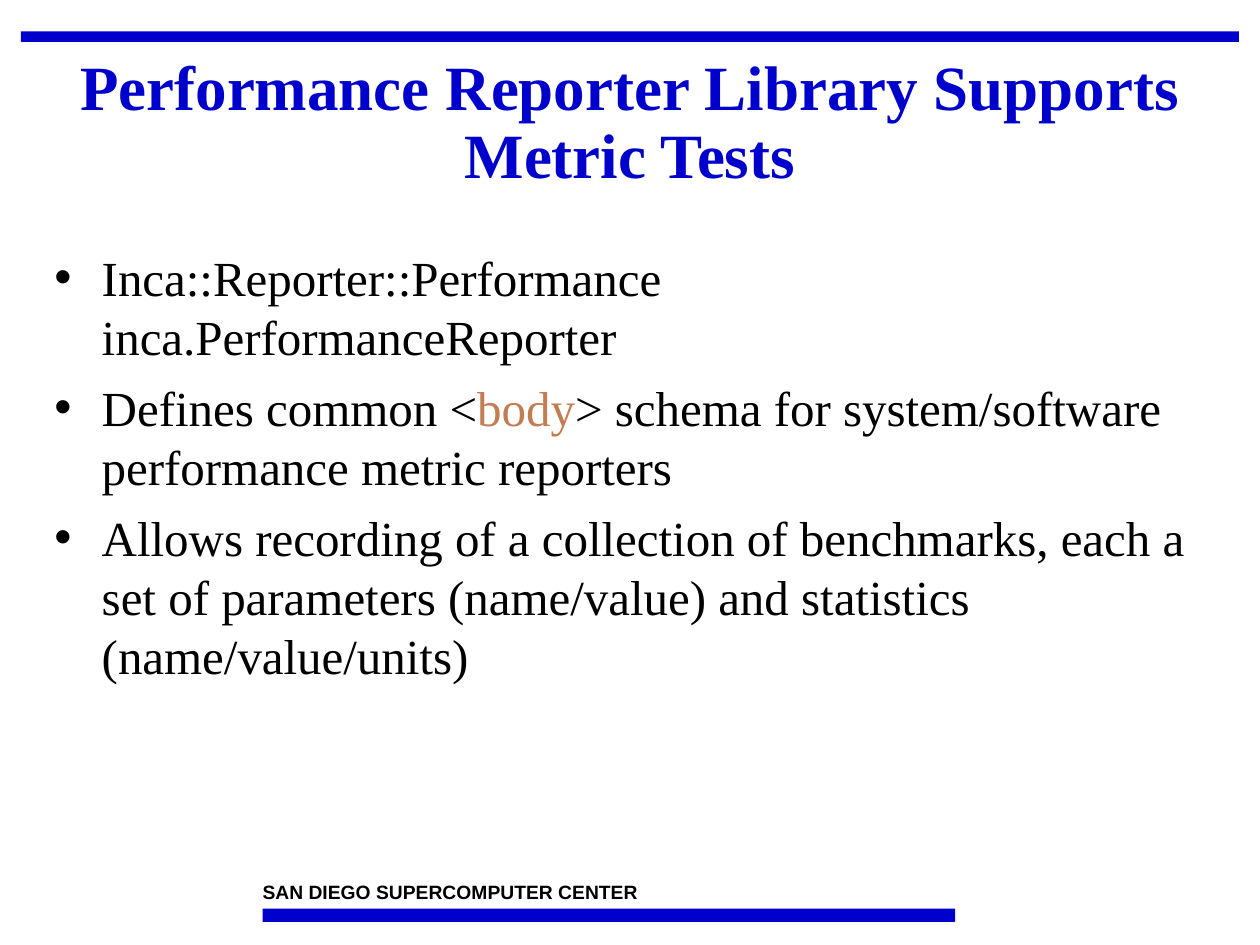
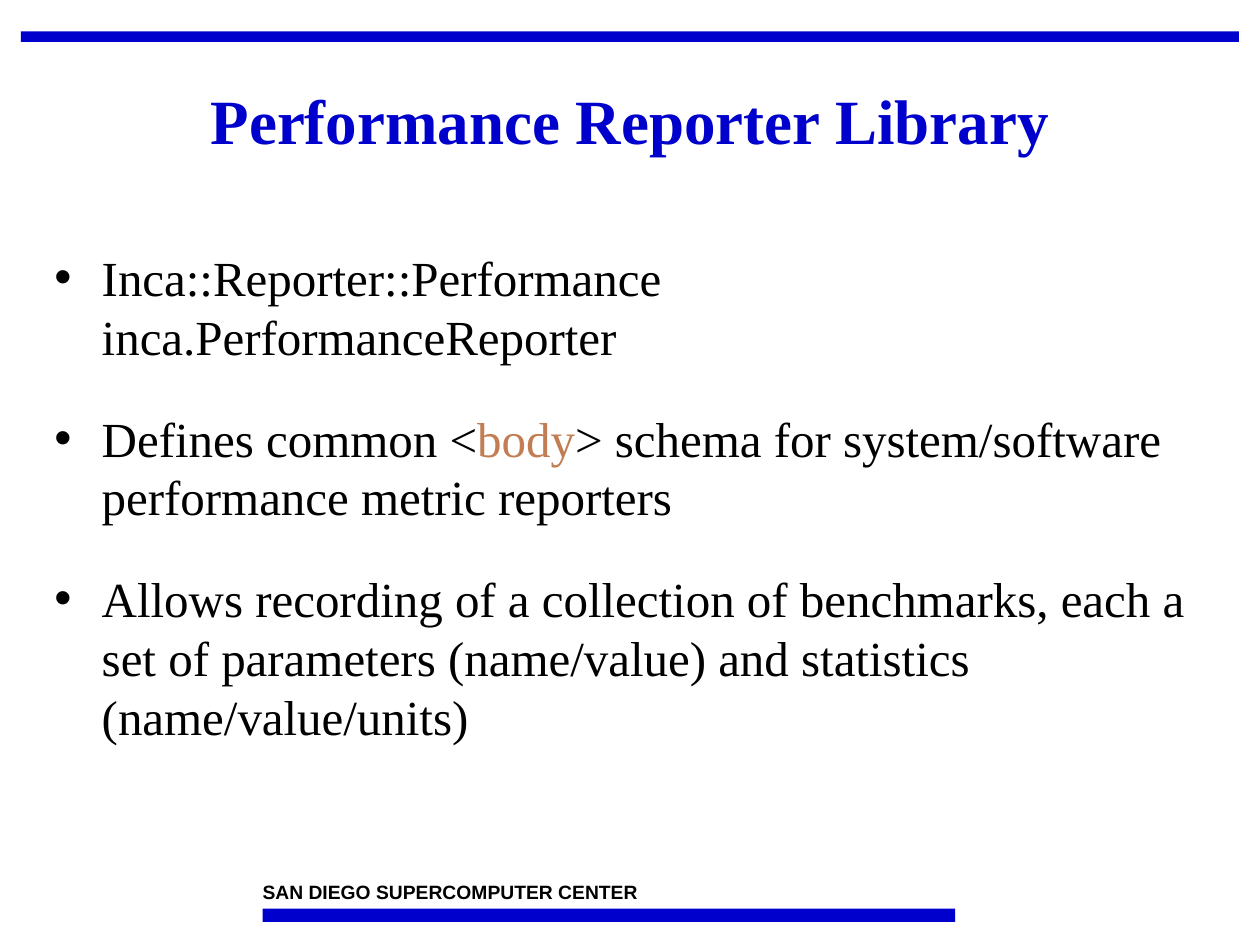
Before and after one commit to IncaProject/inca-xsede, a slide deck: slide 23 of talks/2008workshop/incaReporters.ppt. Drawn at 1260x945 pixels with LibreOffice and Linux fonts; fonts in the diff are those of the drawing; background and template pictures are left out. Boxes give left, top, right and bottom in pixels: in the first picture for what was removed or moved away, otherwise in the second. Text is boxed around its words. In the diff, an @@ line names an element or a change of style, - is before the commit and + after.

```diff
--- a/talks/2008workshop/incaReporters.ppt
+++ b/talks/2008workshop/incaReporters.ppt
@@ title at (211, 99, 1048, 156): text changed @@
-Performance Reporter Library Supports Metric Tests
+Performance Reporter Library
@@ text at (102, 422, 1185, 745): more space between paragraphs @@
```
Also in this commit, not shown: 17 other slides changed.
